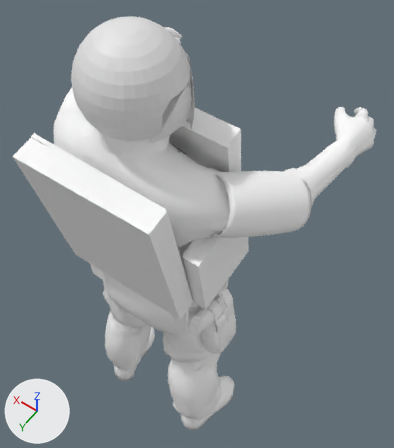
Before and after pictures for a commit that changed the glTF model static/models/body_allHitboxes.gltf.
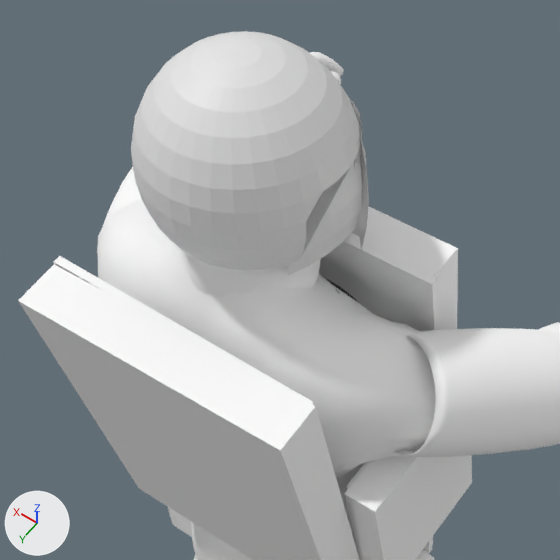
Each version is shown whole from a 50 mm camera at (-0.678, 0.657, 2.468) aimed at (0.012, -0.31, 0.949), then close up on the part from 1% to 75% of the width and 0% to 65% of the height. Every picture has the same lights, and +X, +Y and +Z are marked at lower left. Where no turn or scale is listed for an object, it has been applied to the vertices. Vertices at the same position are counted once.

Objects in the first close-up: 'BEAR_body_1', 'BEAR_feet_2', 'BackPlateArmorHitbox', 'BackSoftArmorHitbox', 'EarsHeadArmorHitbox', 'HelmetHitbox', 'LeftArmSoftArmorHitbox', 'NeckSoftArmorHitbox', 'RightArmSoftArmorHitbox', 'RightSidePlateArmorHitbox', 'SoftArmorFrontHitbox', 'ThoraxPlateArmorHitbox'.
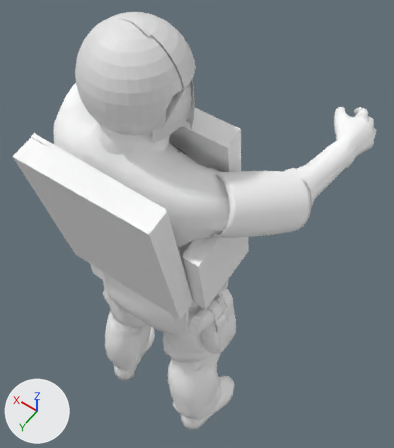
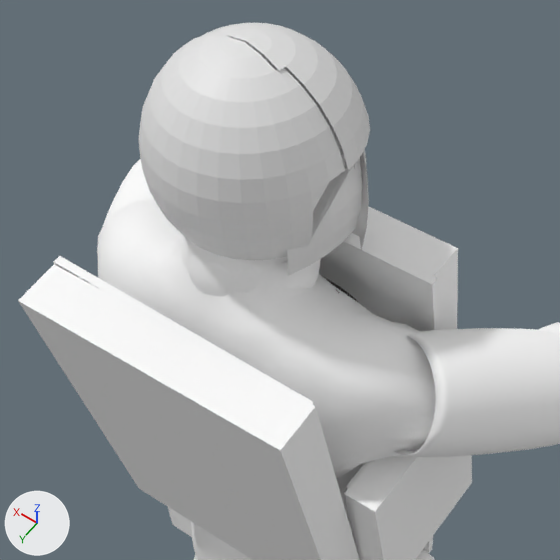
Commit message: new body model

Where the change shows, as pixel boxes (x1, y1, x2, y2) in the close-ups (560 x 560 px):
'HelmetHitbox', reshaped, moved (8% narrower)
    before: (131, 31, 361, 270)
    after: (139, 35, 351, 260)
'HelmetTopHitbox', added
    after: (201, 23, 370, 170)
part 1 of me_sphere, cut back
    before: (159, 31, 361, 255)
    after: (167, 38, 351, 238)

Edits to the bpy script that builds the scene:
```text
Change me_sphere:
    used by ob_helmethitbox; location = (0.014, -0.067, 1.711)
    remove me_sphere.from_pydata(...)  # 277 vertices, 550 faces; spans x -0.129..0.129, y -0.129..0.132, z -0.076..0.135
    add me_sphere.from_pydata(...)  # 236 vertices, 439 faces; spans x -0.129..0.129, y -0.129..0.132, z -0.076..0.135
    me_sphere part 1
    91 vertices are removed from x -0.12..0.119, y -0.121..0.001, z 0.051..0.132
    261 faces are deleted
    50 vertices are added at x -0.129..0.127, y 0.001..0.017, z -0.052..0.133
    150 new faces join them
Add me_sphere_1:
    me_sphere_1.from_pydata(...)  # 122 vertices, 211 faces; spans x -0.129..0.129, y -0.129..0.011, z 0.025..0.135
Change ob_helmethitbox:
    ob_helmethitbox.location: (0.014, -0.067, 1.711) -> (0.016, -0.082, 1.714)
Add ob_helmettophitbox:
    ob_helmettophitbox = bpy.data.objects.new('HelmetTopHitbox', me_sphere_1)
    ob_helmettophitbox.location = (0.013, -0.083, 1.715)
```
